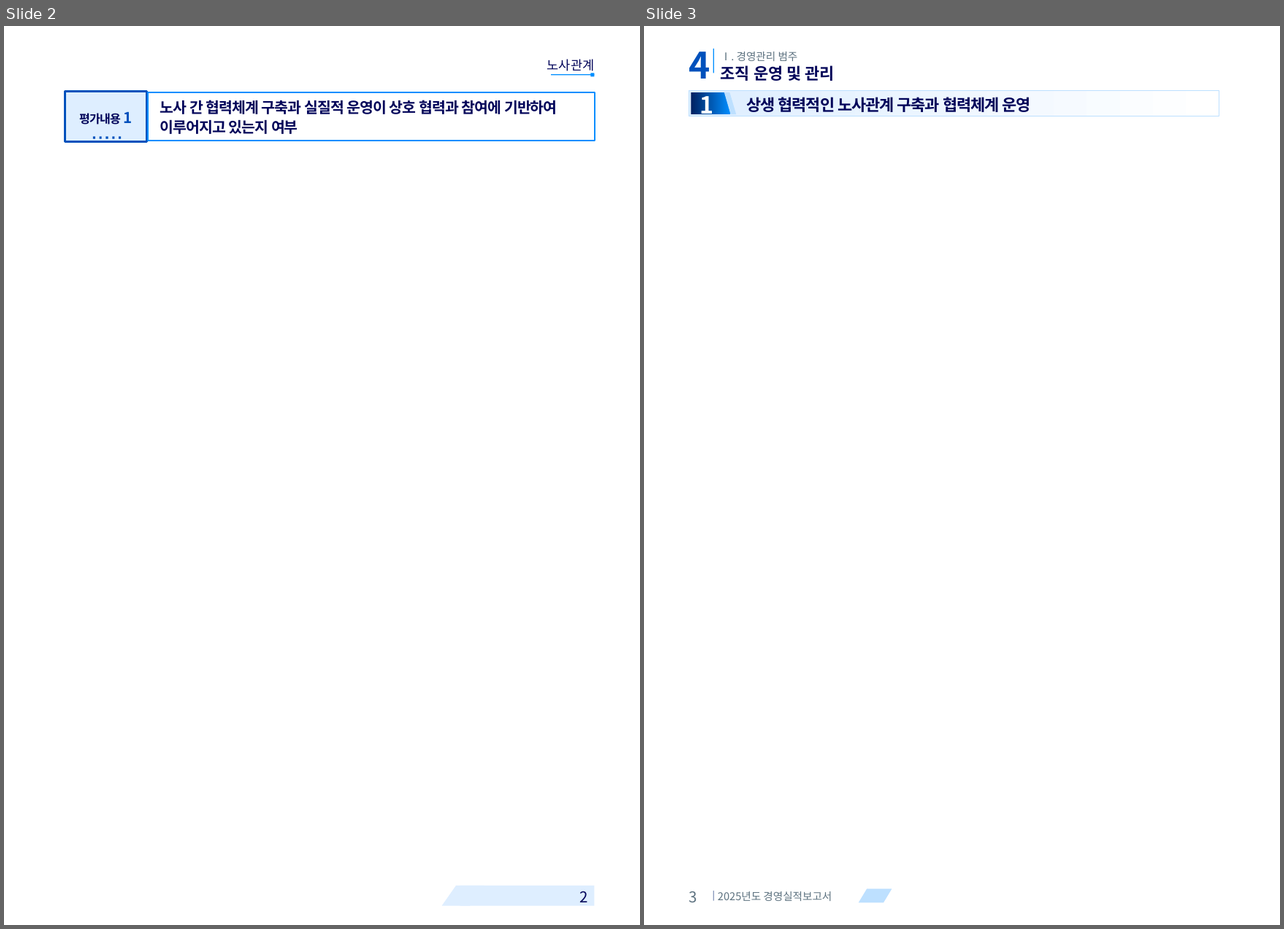
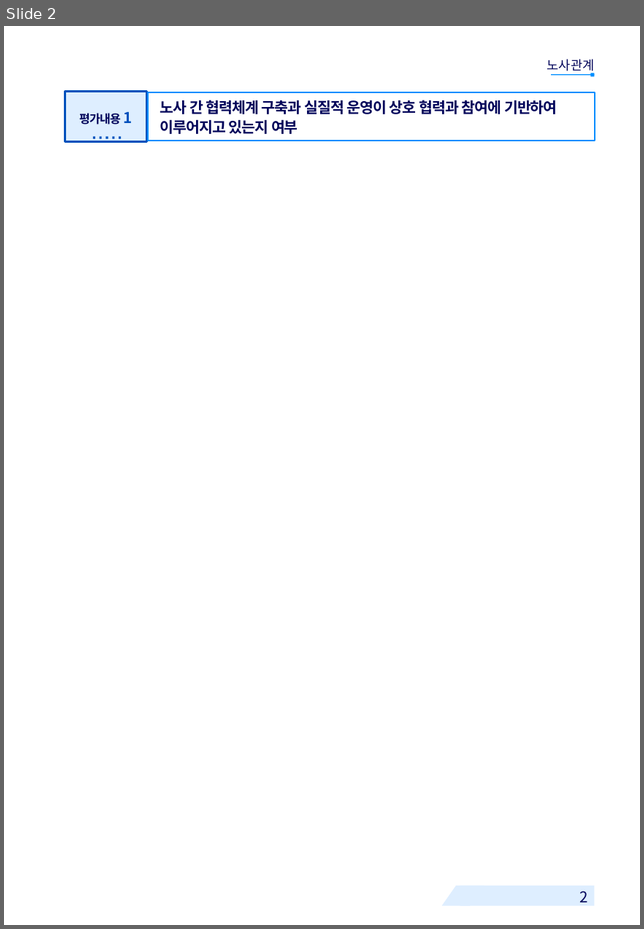
Before and after one commit to khjlsi-creator/claude, a slide deck: korad-경영평가-ppt/KORAD_경영평가_레이아웃_템플릿_A4세로.pptx. Shown side by side, each under a label of ours: slides 2 and 3 before the commit, slide 2 after it. The pictures are 1284x929 and 644x929 pixels, drawn with LibreOffice and Linux fonts; fonts in the diff are those of the drawing; background and template pictures are left out. Boxes give left, top, right and bottom in pixels: in the first picture for what was removed or moved away, otherwise in the second. Text is boxed around its words. In the diff, an @@ line names an element or a change of style, - is before the commit and + after.

```diff
--- a/korad-경영평가-ppt/KORAD_경영평가_레이아웃_템플릿_A4세로.pptx
+++ b/korad-경영평가-ppt/KORAD_경영평가_레이아웃_템플릿_A4세로.pptx
@@ slide 3 removed at <box>644,26,1280,925</box>, background #FFFFFF @@
@@ text removed at <box>689,52,710,79</box> @@
-4
@@ rectangle removed at <box>713,49,714,73</box> @@
@@ text removed at <box>721,52,798,61</box> @@
-Ⅰ. 경영관리 범주
@@ text removed at <box>721,65,835,81</box> @@
-조직 운영 및 관리
@@ rectangle removed at <box>689,90,1219,117</box> @@
@@ text removed at <box>700,90,714,120</box> @@
-1
@@ freeform shape removed at <box>691,92,731,114</box> @@
@@ freeform shape removed at <box>724,92,736,114</box> @@
@@ text removed at <box>746,97,1031,112</box> @@
-상생 협력적인 노사관계 구축과 협력체계 운영
@@ text removed at <box>689,892,697,903</box> @@
-3
@@ rectangle removed at <box>713,891,714,901</box> @@
@@ text removed at <box>718,892,832,901</box> @@
-2025년도 경영실적보고서
@@ parallelogram removed at <box>859,889,891,903</box> @@
```
Also in this commit, not shown: 24 slides changed, 7 slides added, 14 other slides removed, 7 other files.
